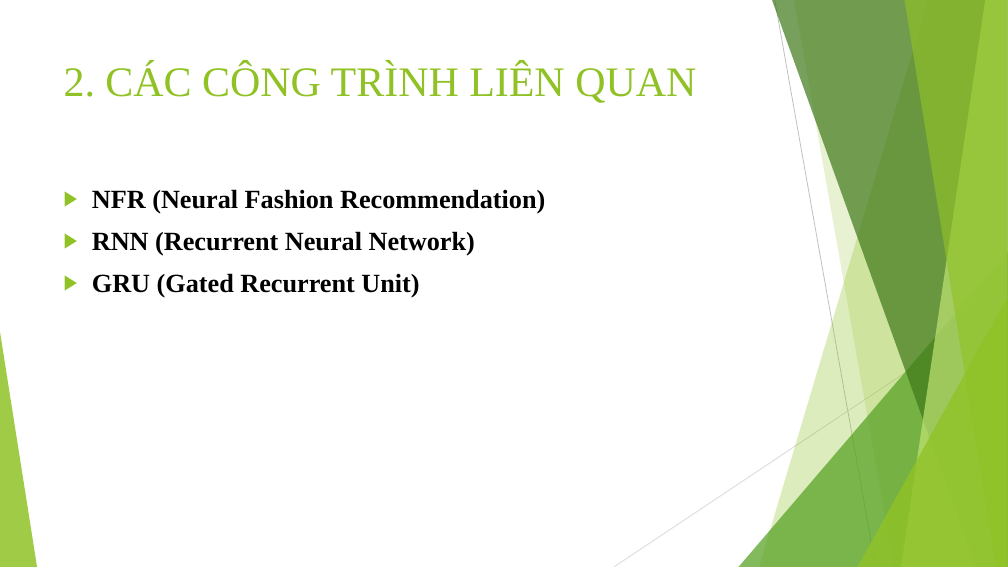
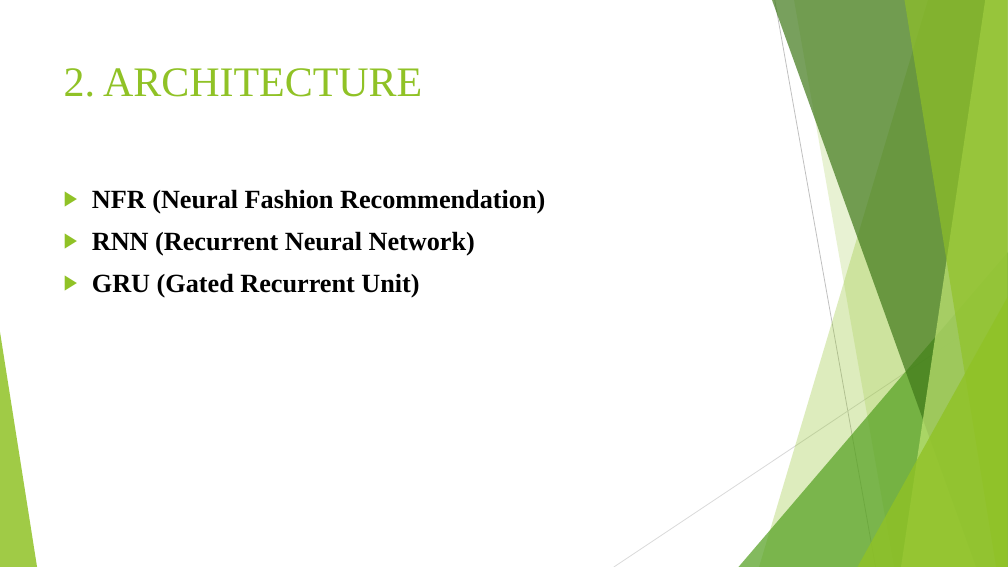
Before and after one commit to trungpham2701/KLTN-CommentGenerationForOutfit, a slide deck: slide 6 of BaoCaoKLTN.pptx. Drawn at 1008x567 pixels with LibreOffice and Linux fonts; fonts in the diff are those of the drawing. Boxes give left, top, right and bottom in pixels: in the first picture for what was removed or moved away, otherwise in the second. Text is boxed around its words. In the diff, an @@ line names an element or a change of style, - is before the commit and + after.

```diff
--- a/BaoCaoKLTN.pptx
+++ b/BaoCaoKLTN.pptx
@@ title at <box>64,68,422,97</box>: text changed @@
-2. CÁC CÔNG TRÌNH LIÊN QUAN
+2. ARCHITECTURE
```
Also in this commit, not shown: 14 other slides changed, 6 slides added, 6 slides removed.
